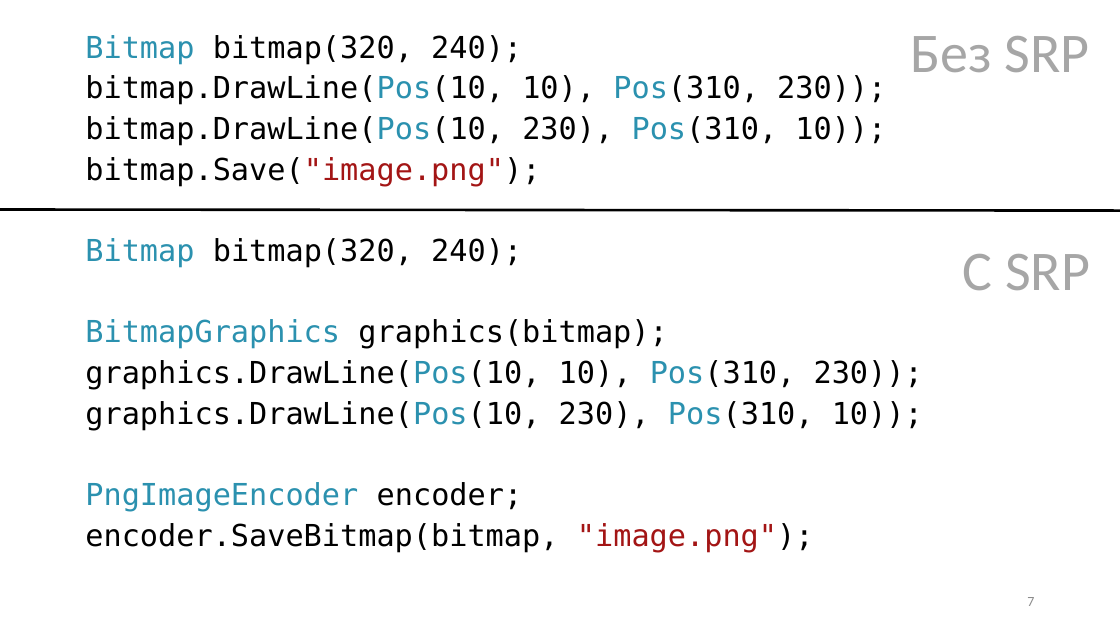
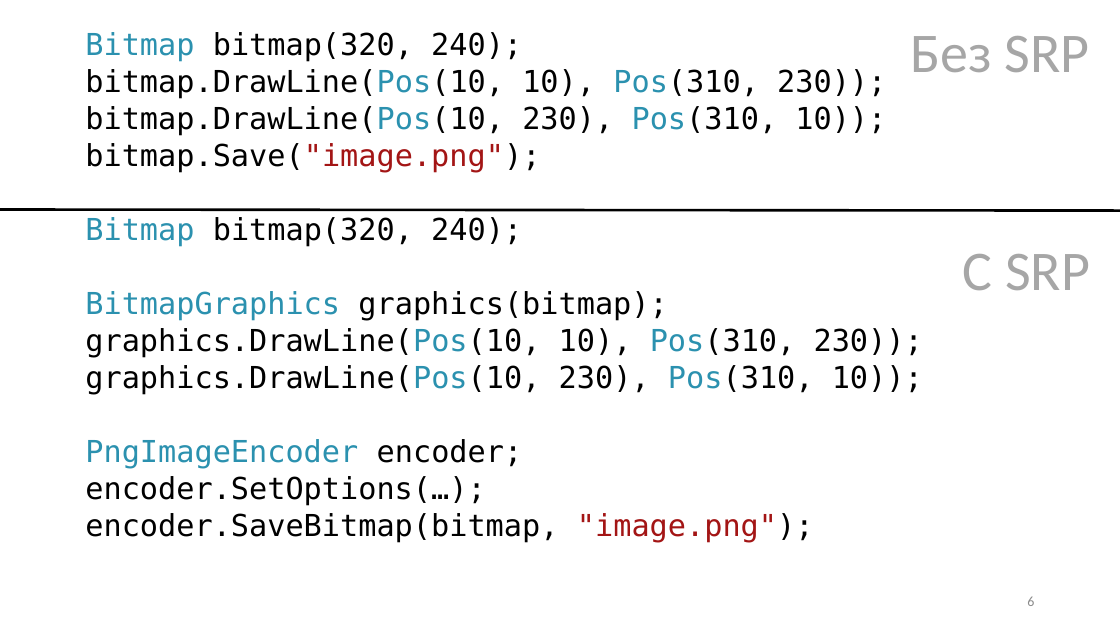
Before and after one commit to alexey-malov/ood, a slide deck: slide 6 of lectures/18.solid/Принципы SOLID.pptx (slide 7 before the commit). Drawn at 1120x630 pixels with LibreOffice and Linux fonts; fonts in the diff are those of the drawing. Boxes give left, top, right and bottom in pixels: in the first picture for what was removed or moved away, otherwise in the second. Text is boxed around its words. In the diff, an @@ line names an element or a change of style, - is before the commit and + after.

```diff
--- a/lectures/18.solid/Принципы SOLID.pptx
+++ b/lectures/18.solid/Принципы SOLID.pptx
@@ text at (85, 32, 923, 543): line spacing 0.8 to 0.7 @@
@@ text at (85, 476, 485, 506): paragraph added @@
+encoder.SetOptions(…);
@@ page number at (1027, 597, 1034, 606): text changed @@
-7
+6
```
Also in this commit, not shown: 10 other slides changed, 1 slide added, 2 slides removed, 14 other files.
